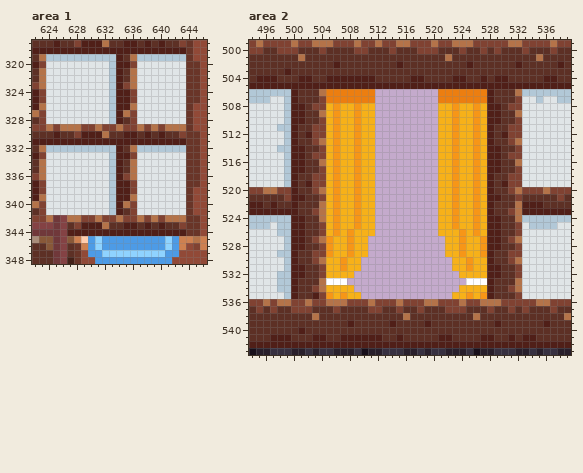
File history of a pixel-art file, Origins/Assets/Levels/Harbor_house/Rooms/Creator_house_rooms.aseprite. Above is the file before it was changed.
932x955 pixels, 1 frame. Colours within 5 levels of each other are drawn and written as one. Shown: area 1: x 622..646, y 317..348; area 2: x 494..539, y 499..543. The commit also changed other parts of the picture, which this record leaves out.
And afterwards:
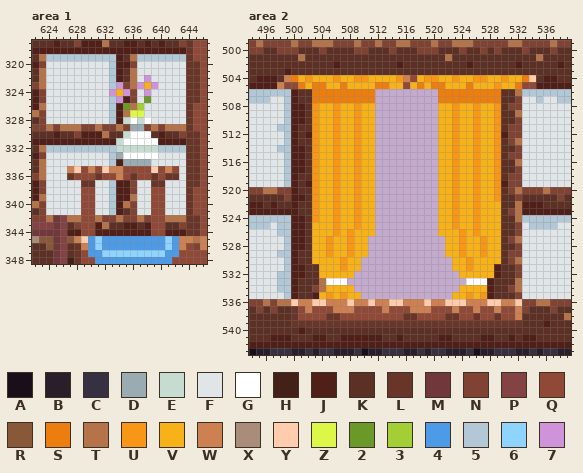
Palette (. is transparent): A #180f1a  B #291f2b  C #373040  D #9babb2  E #c7dcd0  F #e0e5e7  G #ffffff  H #442118  J #501f18  K #5d3025  L #693528  M #70383a  N #804232  P #844244  Q #914937  R #885838  S #ec7e10  T #b47349  U #f79617  V #f7b119  W #cd8050  X #a98d7a  Y #ffcdae  Z #dcf748  2 #6b9929  3 #a3ce36  4 #4d9be6  5 #b2c8d7  6 #8fd3ff  7 #ce93d8
From old to new:
Changed rows in their new state; - is an unchanged pixel.
Area 1, layer "Furniture/Furniture":
first column x 627:
322 -----------7----
323 -------7--7V7---
324 ------7V7--7----
325 -------7---2----
326 --------2-3-----
327 ---------ZZ-----
328 --------EGEG----
329 ---------DD-----
330 --------EGGG----
331 -------EGGGGG---
332 -------EEEEEE---
333 -------DGGGGG---
334 --------DDDD----
335 WYQWQYWWQQQQYQWQ
336 LQQQLQQWQLQQLQLL
337 --LL--------LL--
338 --QQ--------QQ--
339 --QQ--------QQ--
340 --QQ--------QQ--
341 --QQ--------QQ--
342 --QQ--------QQ--
343 --QQ--------QQ--
344 --QQ--------QQ--
Area 2, layers "House rooms/Walls", "House rooms/Background walls":
first column x 498:
504 -WSVUVVVUVVUUVVVVUWQVUUVVUVVUUVVUVVSY
505 WQQSVSSVVSVVVVSSVVQVSVSSVVVSVVVUVVSQQ
506 -----SS-----------------------SS-----
507 -----SS-----------------------SS-----
508 -----UV-----------------------VU-----
509 -----UV-----------------------VU-----
510 -----UV-----------------------VU-----
511 -----UV-----------------------VU-----
512 -----UV-----------------------VU-----
513 -----UV-----------------------VU-----
514 -----UV-----------------------VU-----
515 -----UV-----------------------VU-----
516 -----UV-----------------------VU-----
517 -----UV-----------------------VU-----
518 -----UV-----------------------VU-----
519 -----UV-----------------------VU-----
520 -----UV-----------------------VU-----
521 -----UV-----------------------VU-----
522 -----UV-----------------------VV-----
523 -----UV-----------------------VV-----
524 -----UV-----------------------VV-----
525 -----VV-----------------------VV-----
526 -----VV-----------------------VV-----
527 -----VV-----------------------VV-----
528 -----VV-----------------------VV-----
529 -----VV-----------------------VV-----
530 -----VV-----------------------VV-----
531 ------V-----------------------V------
532 ------V-----------------------V------
535 ------V------------------------------
536 --YWWYYWWWYWWYWWYYWWWYWWYYYWWWYYWWY--
537 --LQWQQQWWWQQQQWQQQWWWQQQWQQWQQWQQW--
538 --LQQQQLLQQQQQQQQQLLQQQQLLQQLQQLQQW--
539 --LLLLLLLLLLLLLLLLLLLLLLLLLLLLLLLLL--
